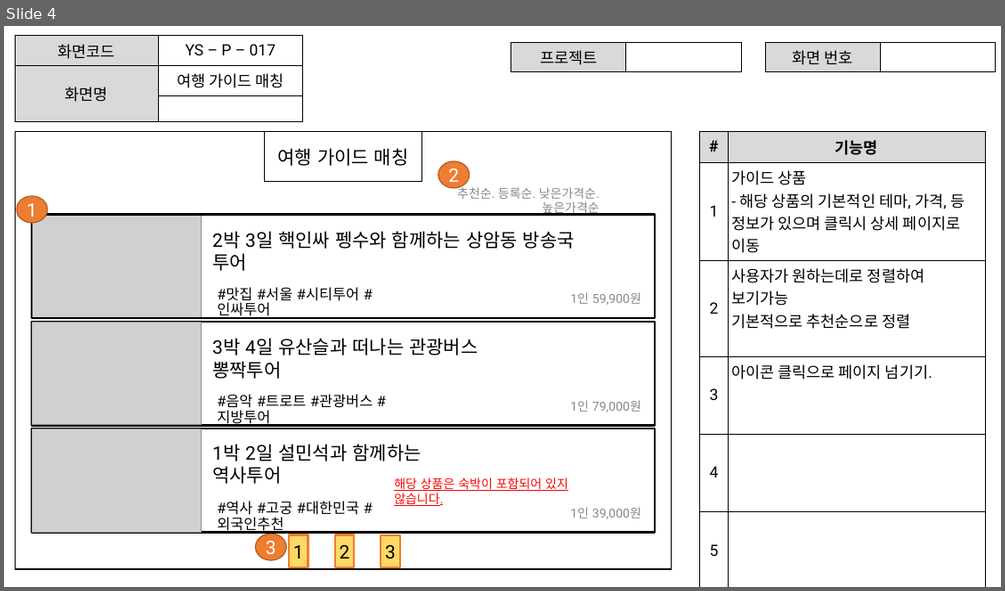
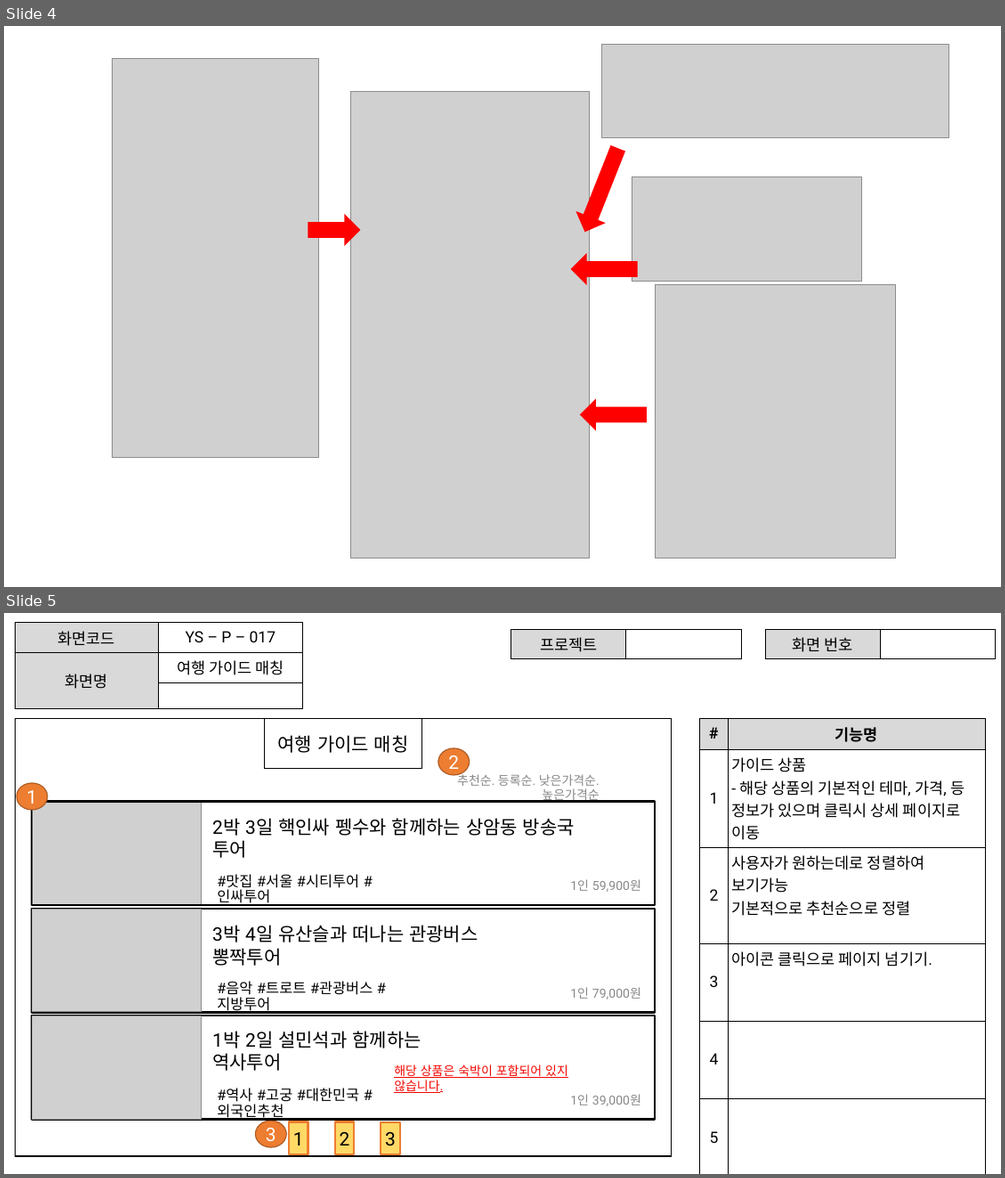
Before and after one commit to ezenteam2/TripMate, a slide deck: 0130용승.pptx. Shown one above the other, each under a label of ours: slide 4 before the commit, slides 4 and 5 after it. The pictures are 1005x591 and 1005x1178 pixels, drawn with LibreOffice and Linux fonts; fonts in the diff are those of the drawing; grey boxes stand for pictures. Boxes give left, top, right and bottom in pixels: in the first picture for what was removed or moved away, otherwise in the second. Text is boxed around its words. In the diff, an @@ line names an element or a change of style, - is before the commit and + after.

```diff
--- a/0130용승.pptx
+++ b/0130용승.pptx
@@ slide 4 added at bbox=[4, 26, 1001, 587], background #FFFFFF @@
@@ picture added at bbox=[601, 45, 949, 138] @@
@@ picture added at bbox=[113, 58, 319, 457] @@
@@ picture added at bbox=[350, 91, 590, 557] @@
@@ right arrow added at bbox=[572, 143, 631, 237], fill #FF0000, outline #FF0000 1 pt @@
@@ picture added at bbox=[631, 177, 861, 281] @@
@@ right arrow added at bbox=[308, 216, 359, 244], fill #FF0000, outline #FF0000 1 pt @@
@@ right arrow added at bbox=[572, 254, 638, 283], fill #FF0000, outline #FF0000 1 pt @@
@@ picture added at bbox=[655, 285, 896, 558] @@
@@ right arrow added at bbox=[581, 400, 647, 429], fill #FF0000, outline #FF0000 1 pt @@
@@ what was slide 4 is now slide 5 @@
```
Also in this commit, not shown: 4 other slides added, 3 slides removed, 2 other files.
